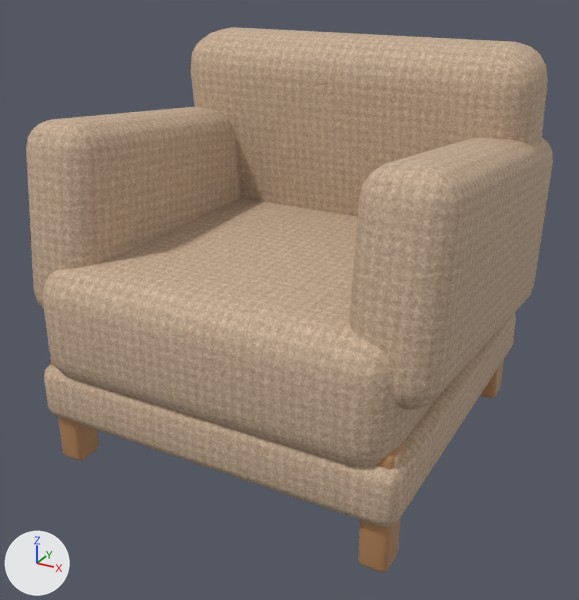
The glTF model public/models/limoon-berjer.glb as it was, and as the next commit left it.
The view is the same before and after, from a camera (50 mm lens) standing at (0.727, -1.356, 0.968) and looking at (0.003, -0.04, 0.31). The axes (+X, +Y, +Z) are drawn at lower left. The lights are the same throughout. The older version comes first. Where no turn or scale is listed for an object, it has been applied to the vertices.

Objects in the first picture: 'Berjer_Apron', 'Berjer_Arm_0', 'Berjer_Arm_1', 'Berjer_Back', 'Berjer_Leg_0', 'Berjer_Leg_1', 'Berjer_Leg_3', 'Berjer_Seat'.
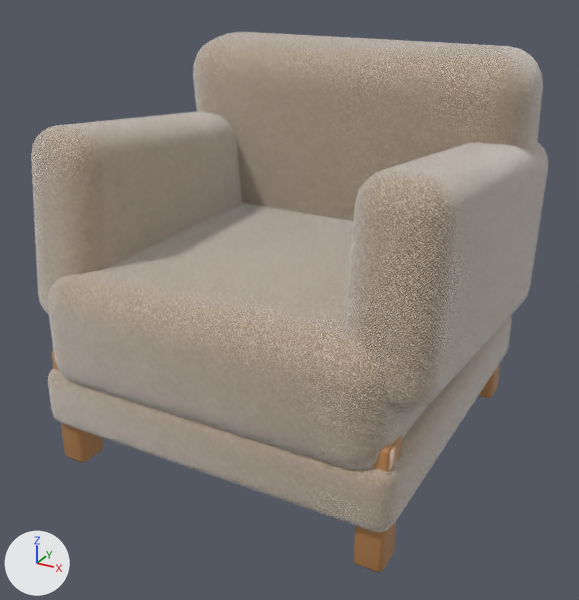
What changed in the scene script:
```text
Add img_limoonbouclenormal:
    img_limoonbouclenormal = load_image('LimoonBoucleNormal', '_unpacked/LimoonBoucleNormal', 512, 512, 'Non-Color')
Add img_limoonbouclecolor:
    img_limoonbouclecolor = load_image('LimoonBoucleColor', '_unpacked/LimoonBoucleColor', 512, 512, 'sRGB')
Change mat_limoonboucle:
    where n0 = _N.new('ShaderNodeBsdfPrincipled'); n0.name = 'Principled BSDF'
    n0.inputs[2].default_value: 0.86 -> 0.88  # 'Roughness'
    add n0.inputs[24].default_value = 1.0  # 'Sheen Weight'
    where n2 = _N.new('ShaderNodeTexImage'); n2.name = 'Image Texture'
    n2.image: img_limoonboucletex -> img_limoonbouclecolor
    add n3 = _N.new('ShaderNodeNormalMap'); n3.name = 'Normal Map'
    add n3.uv_map = 'UVMap'
    add n3.inputs[0].default_value = 0.85  # 'Strength'
    add n4 = _N.new('ShaderNodeTexImage'); n4.name = 'Image Texture.001'
    add n4.image = img_limoonbouclenormal
    add _L.new(n3.outputs[0], n0.inputs[5])  # 'Normal' to 'Normal'
    add _L.new(n4.outputs[0], n3.inputs[1])  # 'Color' to 'Color'
Change ob_berjer_apron:
    ob_berjer_apron.location: (0.0, 0.0, 0.16) -> (0.0, 0.0, 0.15)
Change ob_berjer_arm_0:
    ob_berjer_arm_0.location: (-0.335, 0.02, 0.46) -> (-0.328, 0.02, 0.45)
Change ob_berjer_arm_1:
    ob_berjer_arm_1.location: (0.335, 0.02, 0.46) -> (0.328, 0.02, 0.45)
Change ob_berjer_back:
    ob_berjer_back.location: (0.0, 0.275, 0.56) -> (0.0, 0.275, 0.55)
Change ob_berjer_leg_0:
    ob_berjer_leg_0.location: (-0.335, -0.327, 0.12) -> (-0.328, -0.327, 0.125)
Change ob_berjer_leg_1:
    ob_berjer_leg_1.location: (0.335, -0.327, 0.12) -> (0.328, -0.327, 0.125)
Change ob_berjer_leg_3:
    ob_berjer_leg_3.location: (0.335, 0.327, 0.11) -> (0.328, 0.327, 0.115)
Change ob_berjer_seat:
    ob_berjer_seat.location: (0.0, -0.02, 0.31) -> (0.0, -0.02, 0.3)
```

Boxes (x1, y1, x2, y2) around the edits, measured in the pictures (579 x 600 px):
'Berjer_Seat', surface changed, moved
    before: (43, 198, 435, 468)
    after: (48, 203, 428, 469)
'Berjer_Back', surface changed, moved
    before: (191, 27, 548, 217)
    after: (193, 32, 543, 221)
'Berjer_Arm_1', surface changed, moved
    before: (349, 137, 553, 410)
    after: (345, 142, 548, 413)
'Berjer_Arm_0', surface changed, moved
    before: (26, 106, 240, 309)
    after: (31, 111, 242, 314)
'Berjer_Apron', surface changed, moved
    before: (44, 313, 516, 527)
    after: (48, 316, 512, 532)
'Berjer_Leg_1', moved
    before: (358, 441, 406, 573)
    after: (354, 434, 402, 573)
'Berjer_Leg_0', moved
    before: (50, 357, 99, 461)
    after: (52, 350, 103, 463)
'Berjer_Leg_3', moved
    before: (480, 360, 504, 398)
    after: (478, 362, 501, 398)
